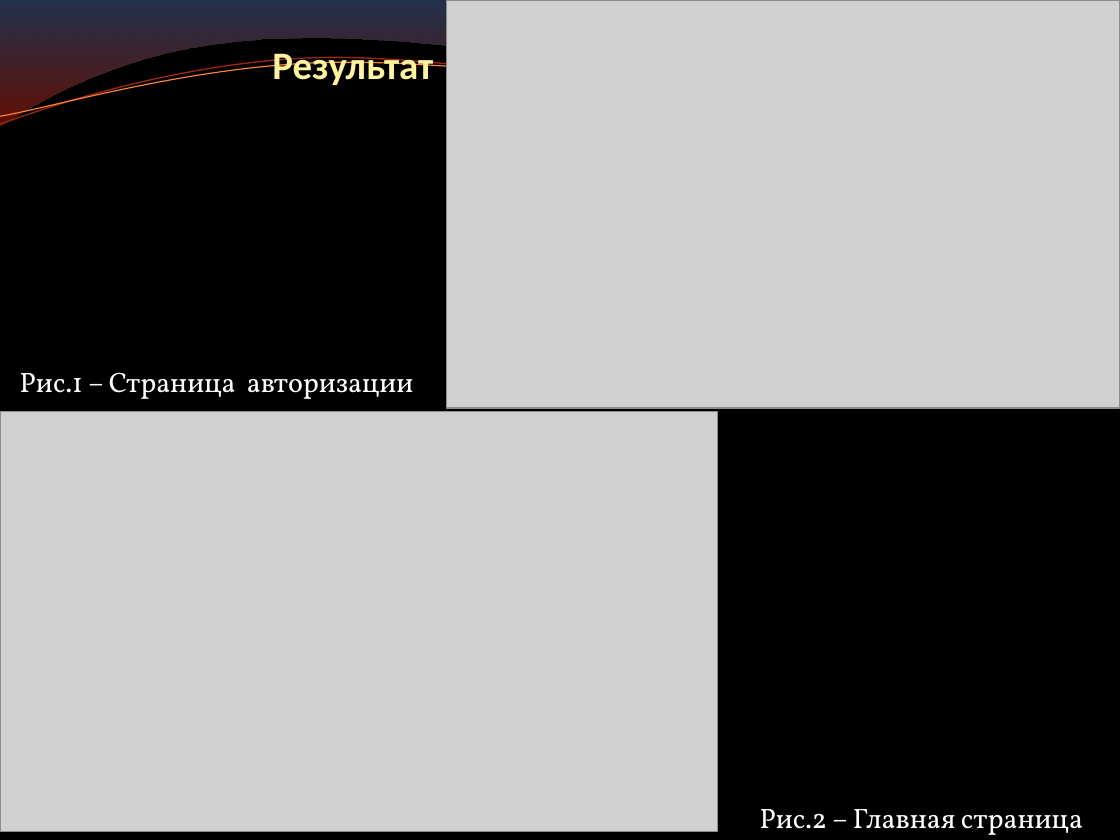
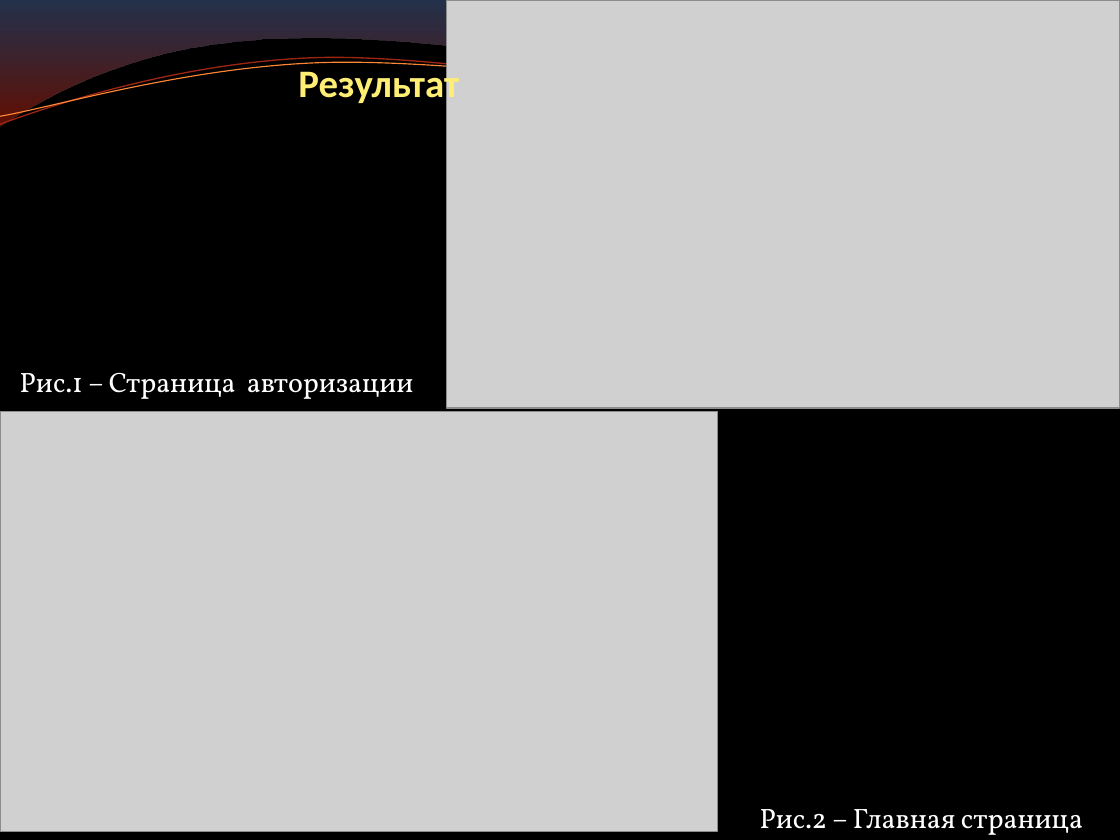
Before and after one commit to OksanaUmanets/final-project1, a slide deck: slide 7 of Презентация.pptx (slide 6 before the commit). Drawn at 1120x840 pixels with LibreOffice and Linux fonts; fonts in the diff are those of the drawing; grey boxes stand for pictures; background and template pictures are left out. Boxes give left, top, right and bottom in pixels: in the first picture for what was removed or moved away, otherwise in the second. Text is boxed around its words. In the diff, an @@ line names an element or a change of style, - is before the commit and + after.

```diff
--- a/Презентация.pptx
+++ b/Презентация.pptx
@@ title "Результат": place and size @@
-title "Результат" at box(272, 53, 433, 85)
+title "Результат" at box(298, 64, 459, 106)
@@ title "Результат" at box(298, 64, 459, 106): text colour #FFF39D to #FFEE74 @@
```
Also in this commit, not shown: 6 other slides changed, 2 slides added, 4 other files.
